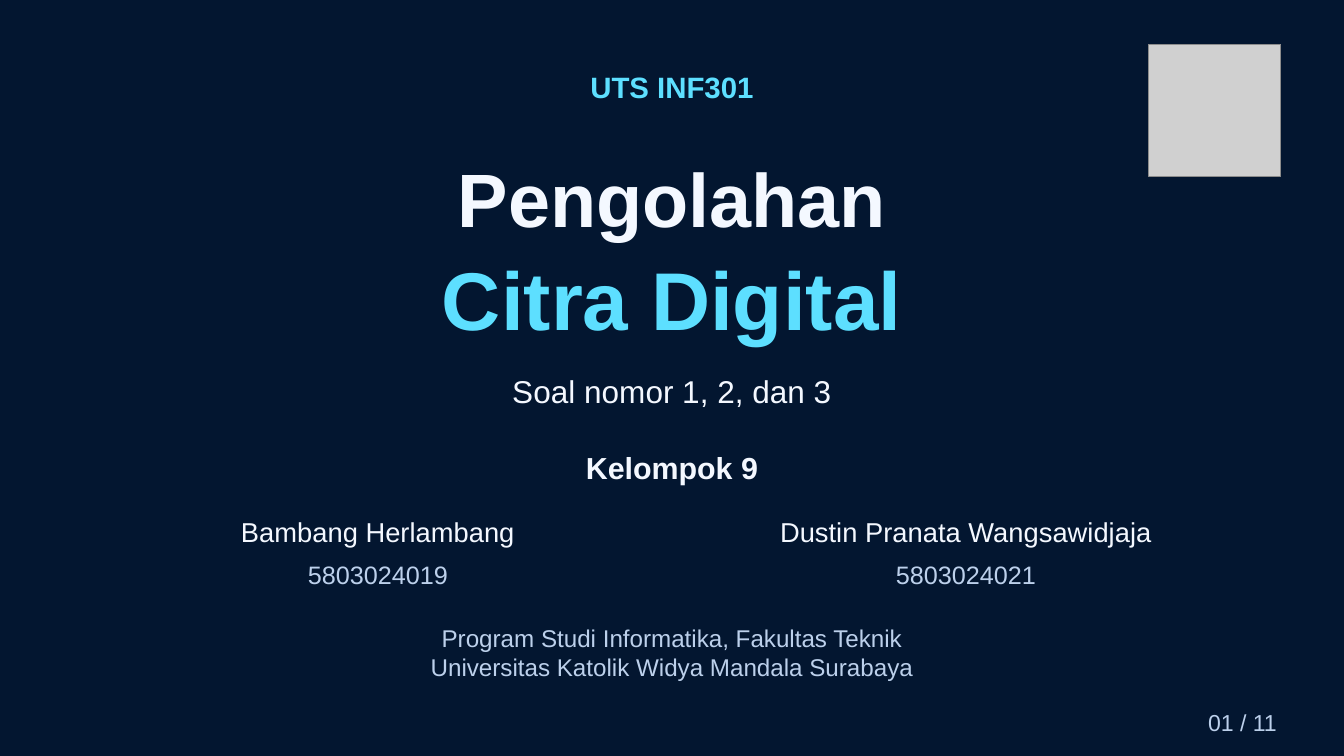
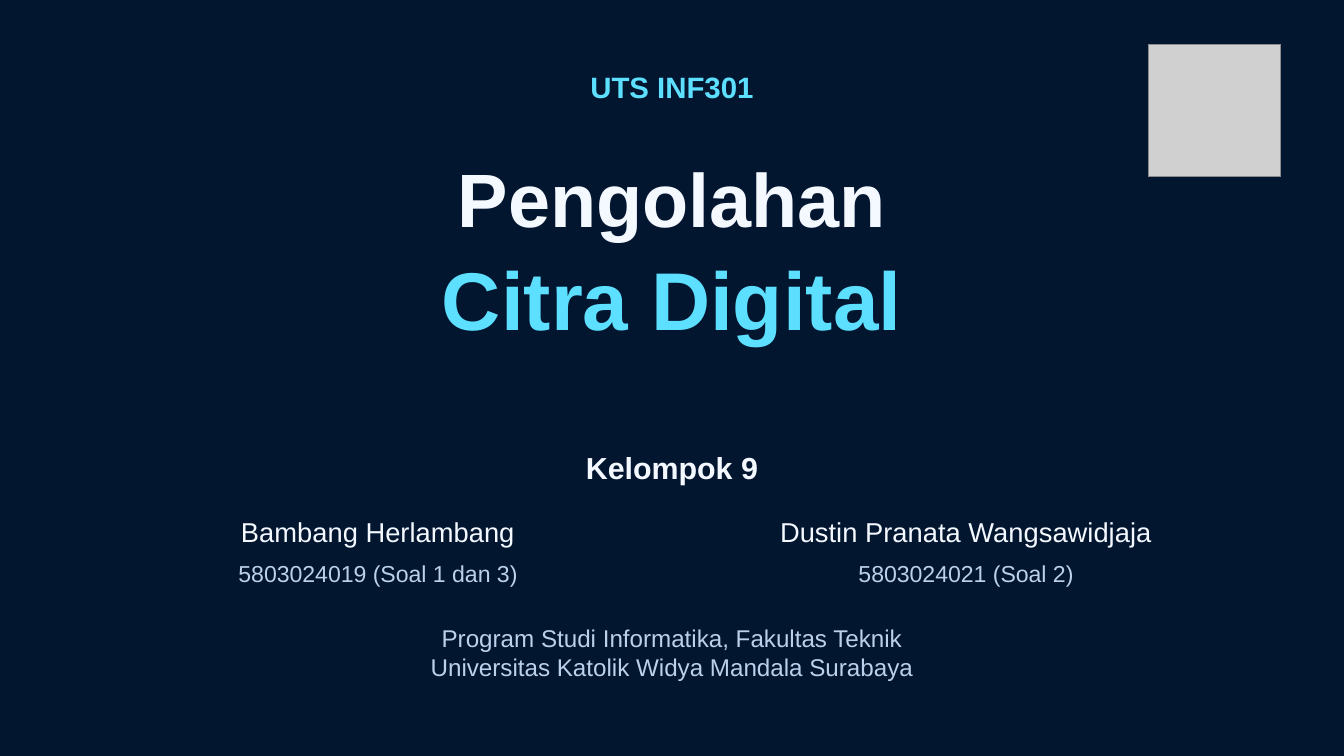
Before and after one commit to Bambang-code/uts-pcd-kelompok-9, a slide deck: slide 1 of laporan/ppt/presentasi-uts-pcd-kelompok-9-biru.pptx. Drawn at 1344x756 pixels with LibreOffice and Linux fonts; fonts in the diff are those of the drawing; grey boxes stand for pictures; background and template pictures are left out. Boxes give left, top, right and bottom in pixels: in the first picture for what was removed or moved away, otherwise in the second. Text is boxed around its words. In the diff, an @@ line names an element or a change of style, - is before the commit and + after.

```diff
--- a/laporan/ppt/presentasi-uts-pcd-kelompok-9-biru.pptx
+++ b/laporan/ppt/presentasi-uts-pcd-kelompok-9-biru.pptx
@@ text removed at [512, 380, 832, 407] @@
-Soal nomor 1, 2, dan 3
@@ text at [238, 565, 517, 587]: text changed; size 18 to 16.5 pt @@
-5803024019
+5803024019 (Soal 1 dan 3)
@@ text at [858, 565, 1074, 587]: text changed; size 18 to 16.5 pt @@
-5803024021
+5803024021 (Soal 2)
@@ text removed at [1208, 715, 1277, 731] @@
-01 / 11
```
Also in this commit, not shown: 7 other slides changed, 3 slides added, 3 slides removed, 33 other files.
